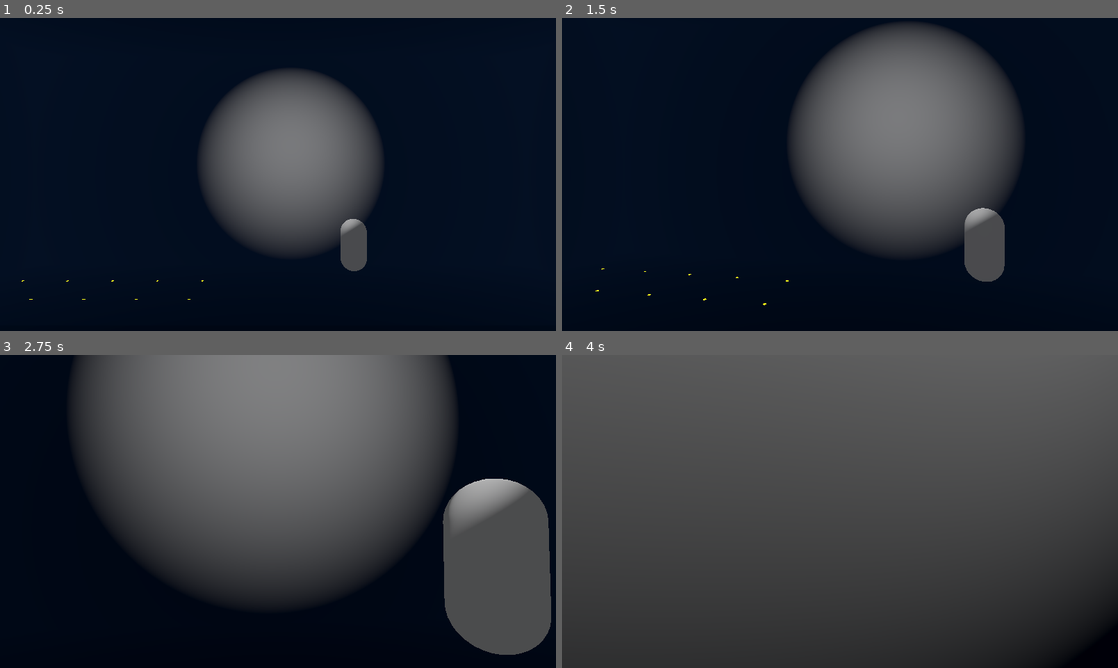
Above: before the commit, frames 1-4 (two rows, left to right).
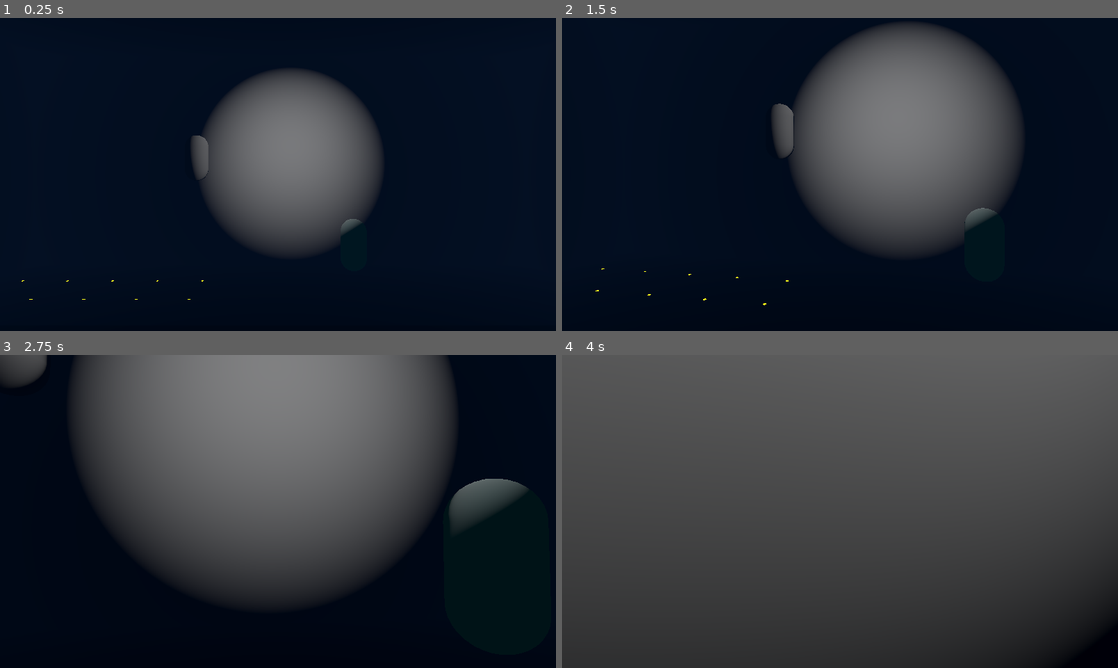
Above: after the commit, the same moments.

Repository: ConnorChow/2MinuteJam
Game: Godot game, scene res://2MinuteJam/Scenes/World.tscn
The game is run twice, just before and just after one commit, with the same random seed, the same clock (stepped at 60 frames per second) and the same inputs.
Inputs (mouse positions are in pixels of both pictures, inside the frame that each line leads up to):
- Up to frame 1 (0.25 s): no input
- Up to frame 2 (1.5 s): tap Enter at 0.5 s; move the mouse to (867, 174) at 0.52 s; hold Ctrl (ctrl) 0.53-1.28 s; hold W (forward) from 0.53 s (still down); tap Space (jump) at 0.77 s; move the mouse to (812, 174) at 1.27 s; tap E (interact) at 1.35 s
- Up to frame 3 (2.75 s): keep holding W (forward); tap Space (jump) at 1.52 s; move the mouse to (289, 505) at 2.02 s; tap Mouse wheel down (mwd) at 2.1 s
- Up to frame 4 (4 s): keep holding W (forward); move the mouse to (834, 517) at 2.77 s; tap Mouse wheel up (mwu) at 2.85 s; tap Space (jump) at 3.02, 3.77 s; move the mouse to (878, 514) at 3.52 s; hold Shift (shift) from 3.53 s (still down)

The runs differ from the first frame. In frame 1, 1.1% of the frame differs, in the area x 34-66%, y 37-81%; in frame 2, 2.1%; in frame 3, 10%, in the area x 0-100%, y 0-96%; in frame 4, nothing differs.

Commit message:
Sort of fixed it?

Diff:
--- a/2MinuteJam/Scenes/World.tscn
+++ b/2MinuteJam/Scenes/World.tscn
@@ -752,5 +752,5 @@
 transform = Transform3D(1, 0, 0, 0, 1, 0, 0, 0, 1, -93.981, 0, 96.812)
 
 [node name="BaseNpc2" parent="." instance=ExtResource("13_rqgvj")]
-transform = Transform3D(1, 0, 0, 0, 1, 0, 0, 0, 1, -6.19962, 5.96578, 11.5271)
+transform = Transform3D(1, 0, 0, 0, 1, 0, 0, 0, 1, -6.19962, 5.96578, -7.81875)
 colour = Color(0, 0, 0, 1)
--- a/2MinuteJam/npcs/TheaterNPC.tscn
+++ b/2MinuteJam/npcs/TheaterNPC.tscn
@@ -1,6 +1,17 @@
-[gd_scene load_steps=2 format=3 uid="uid://cao36a7xwhym8"]
+[gd_scene load_steps=4 format=3 uid="uid://cao36a7xwhym8"]
 
 [ext_resource type="PackedScene" uid="uid://cesaq07oa64kf" path="res://2MinuteJam/npcs/baseNPC/baseNPC.tscn" id="1_7j3ws"]
 
+[sub_resource type="StandardMaterial3D" id="StandardMaterial3D_drixq"]
+resource_local_to_scene = true
+
+[sub_resource type="CapsuleMesh" id="CapsuleMesh_dhylq"]
+resource_local_to_scene = true
+material = SubResource("StandardMaterial3D_drixq")
+
 [node name="BaseNpc" instance=ExtResource("1_7j3ws")]
 dialogue = ["SHHH", "I'm trying to watch the movie!"]
+colour = Color(0.0941176, 0.309804, 0.345098, 1)
+
+[node name="MeshInstance3D" parent="." index="0"]
+mesh = SubResource("CapsuleMesh_dhylq")
--- a/2MinuteJam/npcs/baseNPC/baseNPC.gd
+++ b/2MinuteJam/npcs/baseNPC/baseNPC.gd
@@ -14,8 +14,8 @@
 @onready var dialogueDetect = $playerDialogueDetector
 @onready var mesh = $MeshInstance3D
 func _ready():
-	mesh.set_instance_shader_parameter("albedo_color", colour)
-
+	var meshToColor = mesh.get_active_material(0)
+	meshToColor.set_albedo(colour)
 	add_to_group("interact")
 
 
--- a/2MinuteJam/npcs/baseNPC/baseNPC.tscn
+++ b/2MinuteJam/npcs/baseNPC/baseNPC.tscn
@@ -2,10 +2,12 @@
 
 [ext_resource type="Script" path="res://2MinuteJam/npcs/baseNPC/baseNPC.gd" id="1_1mhks"]
 
-[sub_resource type="StandardMaterial3D" id="StandardMaterial3D_3eyrr"]
+[sub_resource type="StandardMaterial3D" id="StandardMaterial3D_cpu1k"]
+resource_local_to_scene = true
 
 [sub_resource type="CapsuleMesh" id="CapsuleMesh_g1j7f"]
-material = SubResource("StandardMaterial3D_3eyrr")
+resource_local_to_scene = true
+material = SubResource("StandardMaterial3D_cpu1k")
 
 [sub_resource type="CapsuleShape3D" id="CapsuleShape3D_2iyhf"]
 
@@ -14,7 +16,7 @@
 
 [node name="BaseNpc" type="CharacterBody3D"]
 script = ExtResource("1_1mhks")
-colour = Color(1, 1, 1, 0)
+colour = Color(0, 0.305882, 0.298039, 1)
 
 [node name="MeshInstance3D" type="MeshInstance3D" parent="."]
 mesh = SubResource("CapsuleMesh_g1j7f")
